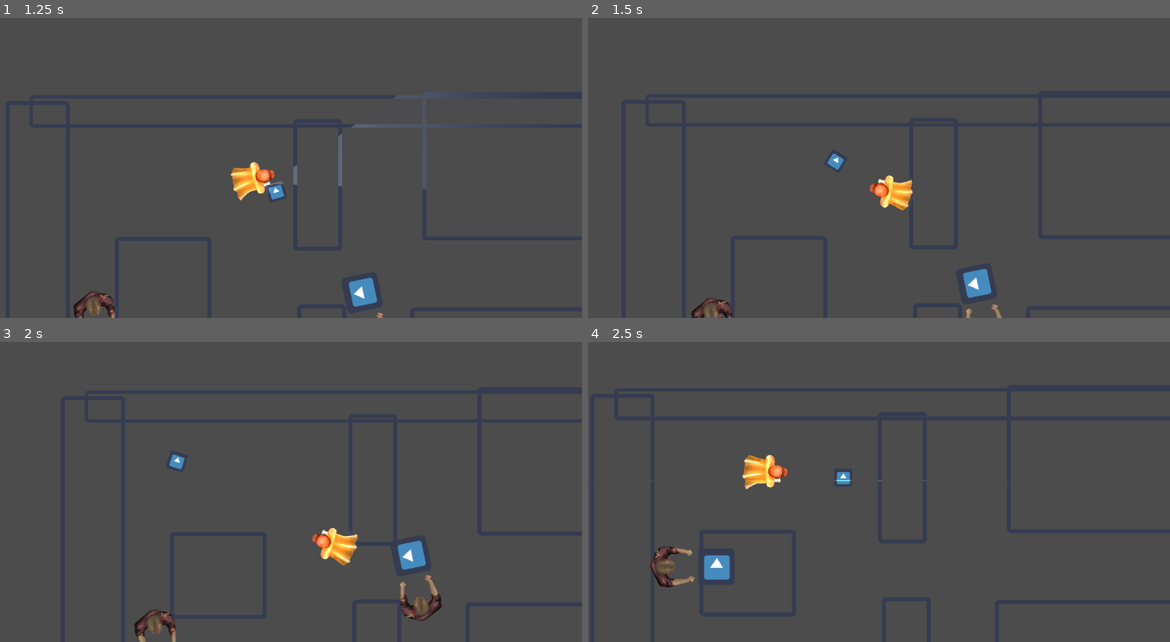
Above: before the commit, frames 1-4 (two rows, left to right).
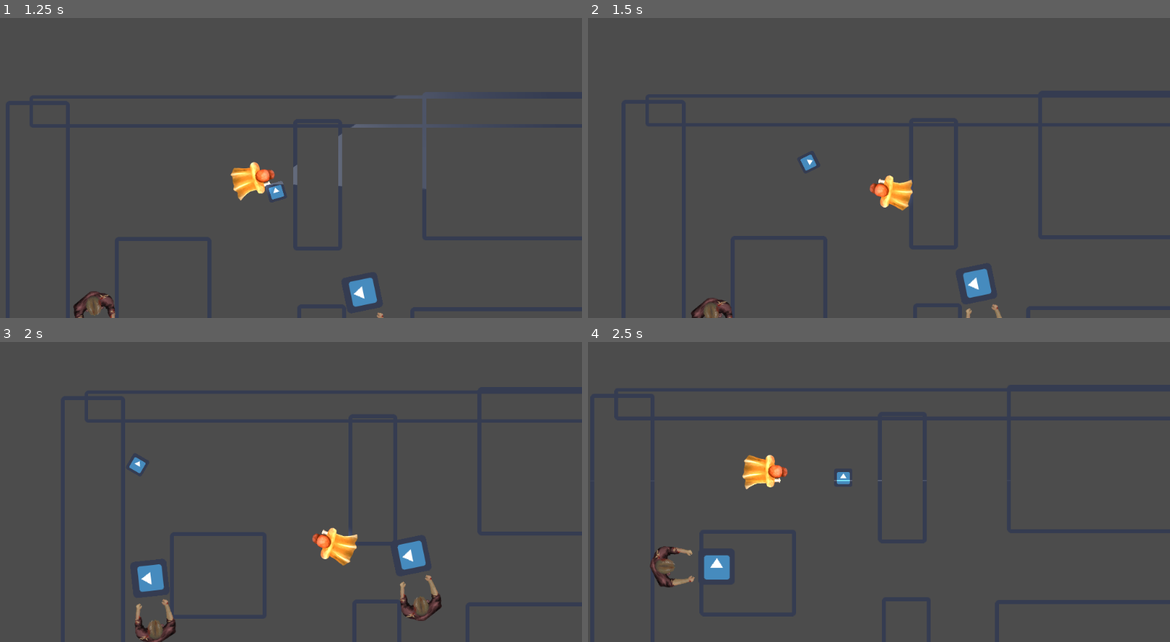
Above: after the commit, the same moments.

Repository: onsetsu/GameJam5
Game: Godot game, scene res://Scenes/Level1.tscn
The game is run twice, just before and just after one commit, with the same random seed, the same clock (stepped at 60 frames per second) and the same inputs. The engine's default icon, where the game draws it, is replaced by a stand-in: a white triangle on a blue panel in a dark square.
Inputs (mouse positions are in pixels of both pictures, inside the frame that each line leads up to):
- Up to frame 1 (1.25 s): move the mouse to (419, 132) at 0.52 s; hold D (move_right) from 0.53 s (still down); hold Right mouse button (flashlight) from 0.53 s (still down)
- Up to frame 2 (1.5 s): move the mouse to (762, 165) at 1.27 s; release D (move_right) at 1.28 s; release Right mouse button (flashlight) at 1.28 s; hold S (move_down) from 1.28 s (still down); click (762, 165) at 1.35 s
- Up to frame 3 (2 s): keep holding S (move_down)
- Up to frame 4 (2.5 s): move the mouse to (937, 396) at 2.02 s; release S (move_down) at 2.03 s; hold D (move_right) from 2.03 s (still down); hold Right mouse button (flashlight) from 2.03 s (still down)

Frame 1 is identical in both runs. In frame 2, 0.2% of the frame differs, in the area x 36-44%, y 45-51%; in frame 3, 1.0%, in the area x 22-32%, y 37-100%; in frame 4, nothing differs.
Error in both runs: Invalid get index '1' (on base: 'PoolVector2Array'). (res://Scripts/Enemy.gd:28)

Commit message:
Improve pickup throwing

Diff:
--- a/Scenes/Pickup.tscn
+++ b/Scenes/Pickup.tscn
@@ -13,7 +13,7 @@
 custom_solver_bias = 0.0
 radius = 20.0
 
-[node name="Pickup" type="RigidBody2D"]
+[node name="Pickup" type="RigidBody2D" index="0"]
 
 input_pickable = false
 collision_layer = 4
@@ -30,7 +30,7 @@
 sleeping = false
 can_sleep = true
 linear_velocity = Vector2( 0, 0 )
-linear_damp = 1.0
+linear_damp = 2.0
 angular_velocity = 0.0
 angular_damp = 10.0
 script = ExtResource( 1 )
--- a/Scripts/Flashlight.gd
+++ b/Scripts/Flashlight.gd
@@ -19,6 +19,7 @@
 	elif timeToRecharge <= 0:
 		battery += delta * batteryRechargingFactor
 	battery = clamp(battery, -maxBattery, maxBattery)
+	set_energy(clamp(battery, 0, 1))
 	set_activated(flashlightActive)
 
 
--- a/Scripts/Pickup.gd
+++ b/Scripts/Pickup.gd
@@ -3,16 +3,18 @@
 # class member variables go here, for example:
 # var a = 2
 # var b = "textvar"
-var throwImpulse = 500
+var throwImpulse = 1000
 var shouldEmitBasicSound = false
 
 func _ready():
 	self.set_max_contacts_reported(1)
 
-#func _process(delta):
-#	# Called every frame. Delta is time since last frame.
-#	# Update game logic here.
-#	pass
+func _process(delta):
+	pass
+	#var minScale = 0.4
+	#var maxScale = 0.6
+	#var scale = clamp((get_linear_velocity().length() / 1000) + minScale, minScale, maxScale)
+	#$Sprite.set_scale(Vector2(scale,scale))
 
 
 func _on_PickupArea_body_entered(body):
Not shown, added: Ressources/Sprites/Throwables/stone.png.import
